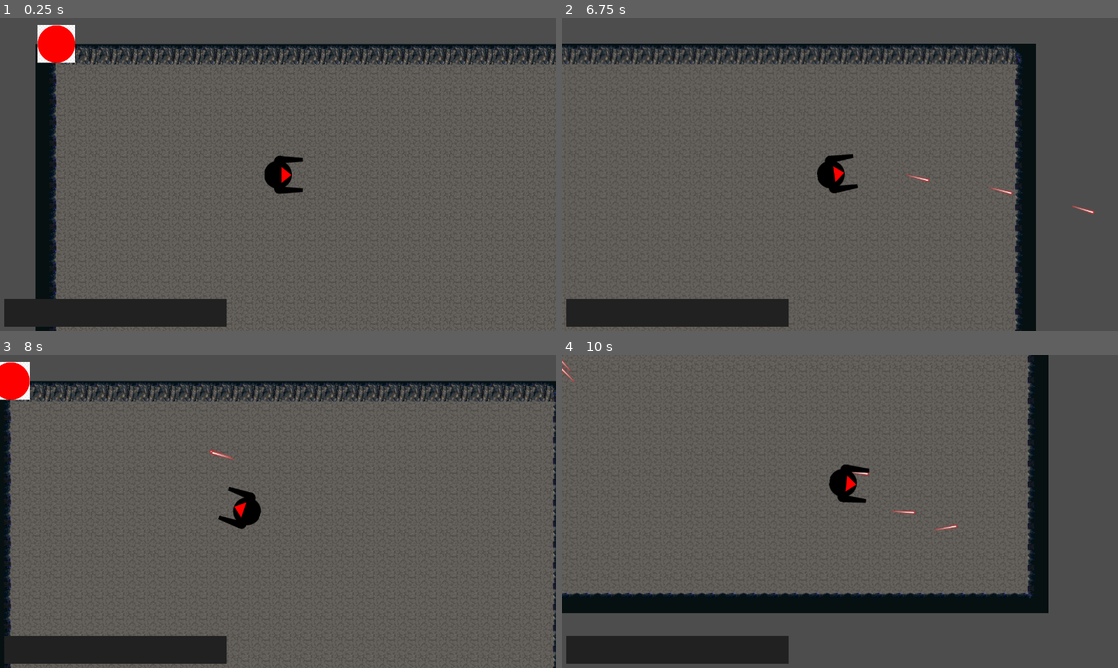
Above: before the commit, frames 1-4 (two rows, left to right).
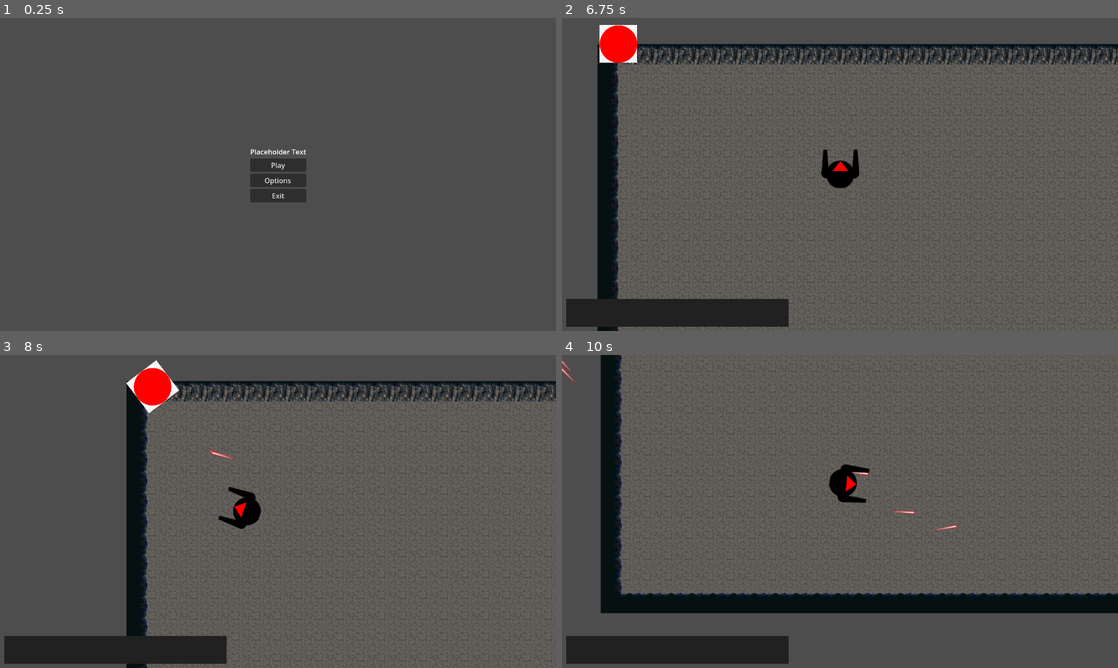
Above: after the commit, the same moments.

Repository: JehtBlack/tiny-creatures
Game: Godot game, scene res://scenes/main_menu.tscn
The game is run twice, just before and just after one commit, with the same random seed, the same clock (stepped at 60 frames per second) and the same inputs. Before the commit the project starts from res://scenes/super_level.tscn.
Inputs (mouse positions are in pixels of both pictures, inside the frame that each line leads up to):
- Up to frame 1 (0.25 s): no input
- Up to frame 2 (6.75 s): click (840, 180) at 0.5 s, where only the run after the commit has a clickable "Options"; click (840, 180) at 1.25 s, where only the run after the commit has a clickable "Ohhh... Bummer"; click (840, 165) at 2 s, where only the run after the commit has a clickable "Play"; tap Enter at 2.75 s; move the mouse to (962, 158) at 2.77 s; press the mouse at (962, 158) at 2.78 s; hold D (Right) 2.78-3.53 s; move the mouse to (728, 190) at 3.52 s; release the mouse at (728, 190) at 3.53 s; hold S (Backward) 3.53-4.28 s; right-click (728, 190) at 3.6 s; move the mouse to (895, 105) at 4.27 s; press the mouse at (895, 105) at 4.28 s; hold D (Right) 4.28-5.03 s; move the mouse to (812, 237) at 5.02 s; release the mouse at (812, 237) at 5.03 s; hold W (Forward) 5.03-5.78 s; right-click (812, 237) at 5.1 s; move the mouse to (1006, 221) at 5.77 s; press the mouse at (1006, 221) at 5.78 s; hold A (Left) 5.78-6.5 s; tap Escape at 6.4 s; release the mouse at (1006, 221) at 6.5 s; click (840, 171) at 6.5 s, where only the run after the commit has a clickable "Retry"
- Up to frame 3 (8 s): move the mouse to (111, 464) at 7.27 s; hold A (Left) from 7.28 s (still down); right-click (111, 464) at 7.35 s
- Up to frame 4 (10 s): move the mouse to (867, 511) at 8.02 s; release A (Left) at 8.03 s; press the mouse at (867, 511) at 8.03 s; hold S (Backward) 8.03-8.78 s; move the mouse to (756, 433) at 8.77 s; release the mouse at (756, 433) at 8.78 s; hold D (Right) 8.78-9.53 s; right-click (756, 433) at 8.85 s; move the mouse to (962, 495) at 9.52 s; press the mouse at (962, 495) at 9.53 s; hold W (Forward) from 9.53 s (still down)

The runs differ from the first frame. In frame 1, 18% of the frame differs, in the area x 0-100%, y 2-100%; in frame 2, 11%; in frame 3, 10%; in frame 4, 8.3%.

Commit message:
Add end screen and test code for end screen

Diff:
--- /dev/null
+++ b/end_screen.gd
@@ -0,0 +1,9 @@
+extends CanvasLayer
+
+
+func _on_retry_pressed() -> void:
+	get_tree().reload_current_scene()
+
+
+func _on_exit_pressed() -> void:
+	get_tree().quit()
--- a/project.godot
+++ b/project.godot
@@ -11,7 +11,7 @@
 [application]
 
 config/name="Tiny Creatures"
-run/main_scene="res://scenes/super_level.tscn"
+run/main_scene="res://scenes/main_menu.tscn"
 config/features=PackedStringArray("4.3", "Forward Plus")
 config/icon="res://icon.svg"
 
--- /dev/null
+++ b/scenes/end_screen.tscn
@@ -0,0 +1,35 @@
+[gd_scene load_steps=2 format=3 uid="uid://bduan6cxc2f8f"]
+
+[ext_resource type="Script" path="res://end_screen.gd" id="1_ltgdy"]
+
+[node name="EndScreen" type="CanvasLayer"]
+script = ExtResource("1_ltgdy")
+
+[node name="GameOver" type="VBoxContainer" parent="."]
+anchors_preset = 8
+anchor_left = 0.5
+anchor_top = 0.5
+anchor_right = 0.5
+anchor_bottom = 0.5
+offset_left = -41.5
+offset_top = -23.5
+offset_right = 41.5
+offset_bottom = 23.5
+grow_horizontal = 2
+grow_vertical = 2
+
+[node name="Label" type="Label" parent="GameOver"]
+layout_mode = 2
+text = "GameOver
+"
+
+[node name="Retry" type="Button" parent="GameOver"]
+layout_mode = 2
+text = "Retry"
+
+[node name="Exit" type="Button" parent="GameOver"]
+layout_mode = 2
+text = "Exit"
+
+[connection signal="pressed" from="GameOver/Retry" to="." method="_on_retry_pressed"]
+[connection signal="pressed" from="GameOver/Exit" to="." method="_on_exit_pressed"]
--- /dev/null
+++ b/scenes/main_menu.gd
@@ -0,0 +1,13 @@
+extends CanvasLayer
+
+@export var level_to_start: PackedScene
+
+func _on_exit_pressed() -> void:
+	get_tree().quit()
+
+func _on_play_pressed() -> void:
+	get_tree().change_scene_to_packed(level_to_start)
+
+func _on_options_pressed() -> void:
+	print("HA! You thought...")
+	$Menu/Buttons/Options.text = "Ohhh... Bummer"
--- /dev/null
+++ b/scenes/main_menu.tscn
@@ -0,0 +1,50 @@
+[gd_scene load_steps=3 format=3 uid="uid://bmbgdd82l6y41"]
+
+[ext_resource type="Script" path="res://scenes/main_menu.gd" id="1_lx45e"]
+[ext_resource type="PackedScene" uid="uid://dqoxhn6h3ht8f" path="res://scenes/super_level.tscn" id="2_dmna1"]
+
+[node name="MainMenu" type="CanvasLayer"]
+script = ExtResource("1_lx45e")
+level_to_start = ExtResource("2_dmna1")
+
+[node name="Menu" type="VBoxContainer" parent="."]
+anchors_preset = 8
+anchor_left = 0.5
+anchor_top = 0.5
+anchor_right = 0.5
+anchor_bottom = 0.5
+offset_left = -20.0
+offset_top = -20.0
+offset_right = 20.0
+offset_bottom = 20.0
+grow_horizontal = 2
+grow_vertical = 2
+
+[node name="Container" type="AspectRatioContainer" parent="Menu"]
+layout_mode = 2
+
+[node name="Logo" type="TextureRect" parent="Menu/Container"]
+layout_mode = 2
+
+[node name="Label" type="Label" parent="Menu/Container"]
+layout_mode = 2
+text = "Placeholder Text"
+
+[node name="Buttons" type="VBoxContainer" parent="Menu"]
+layout_mode = 2
+
+[node name="Play" type="Button" parent="Menu/Buttons"]
+layout_mode = 2
+text = "Play"
+
+[node name="Options" type="Button" parent="Menu/Buttons"]
+layout_mode = 2
+text = "Options"
+
+[node name="Exit" type="Button" parent="Menu/Buttons"]
+layout_mode = 2
+text = "Exit"
+
+[connection signal="pressed" from="Menu/Buttons/Play" to="." method="_on_play_pressed"]
+[connection signal="pressed" from="Menu/Buttons/Options" to="." method="_on_options_pressed"]
+[connection signal="pressed" from="Menu/Buttons/Exit" to="." method="_on_exit_pressed"]
--- a/scenes/super_level.gd
+++ b/scenes/super_level.gd
@@ -8,7 +8,10 @@
 
 # Called every frame. 'delta' is the elapsed time since the previous frame.
 func _process(_delta: float) -> void:
-	pass
+
+	if Input.is_key_pressed(KEY_ESCAPE):
+		var end_screen = preload("res://scenes/end_screen.tscn").instantiate()
+		add_child(end_screen)
 
 func spawn_projectile(projectile: PackedScene, spawn_position: Vector2, direction: Vector2, speed: float) -> void:
 	var projectile_instance = projectile.instantiate() as Projectile
